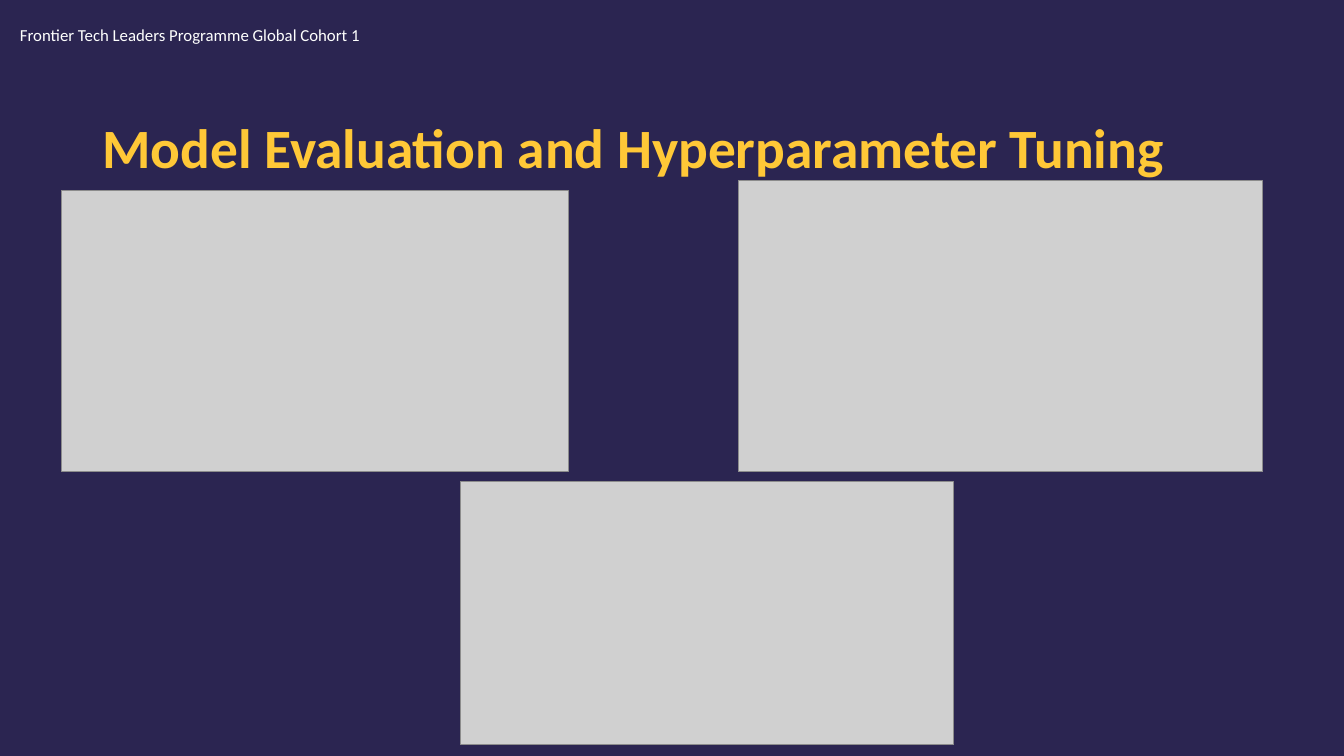
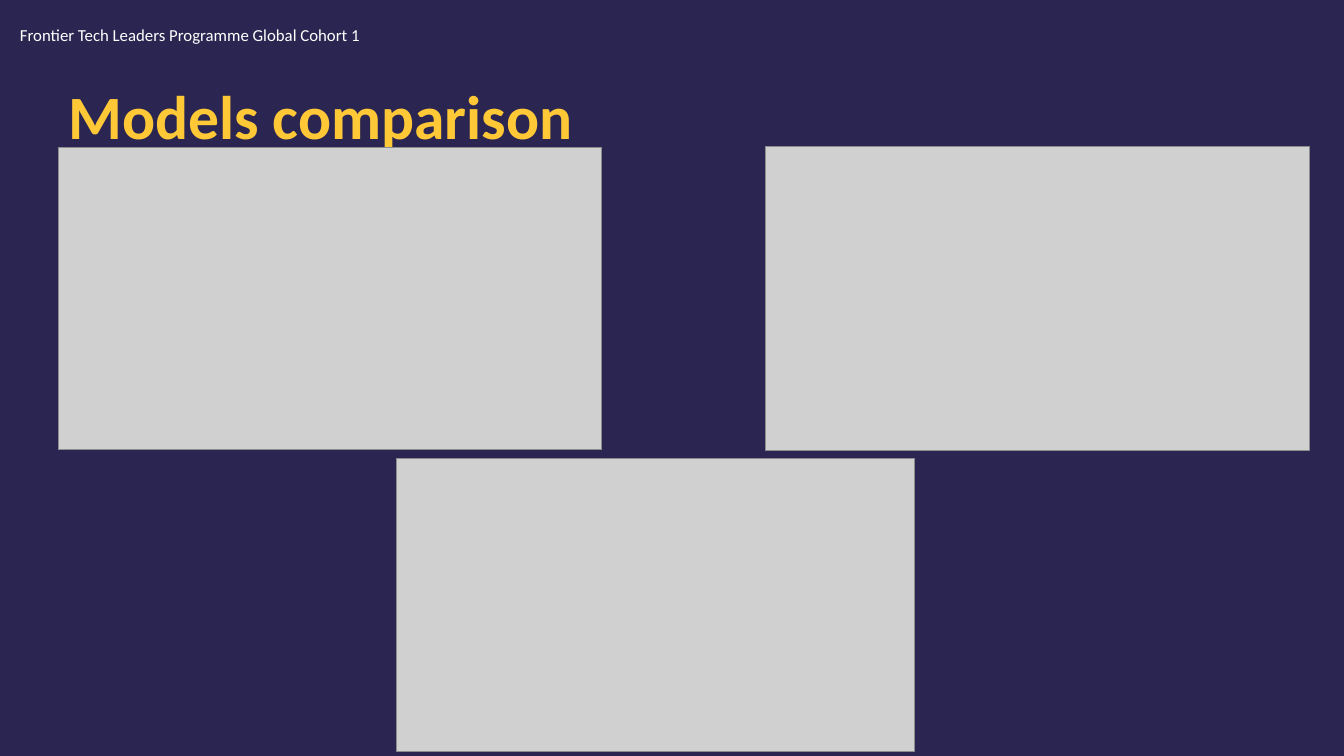
Before and after one commit to edasaruhan/Assingment_ML_kili66, a slide deck: slide 15 of MariamKili_Draft_Presentation.pptx. Drawn at 1344x756 pixels with LibreOffice and Linux fonts; fonts in the diff are those of the drawing; grey boxes stand for pictures; background and template pictures are left out. Boxes give left, top, right and bottom in pixels: in the first picture for what was removed or moved away, otherwise in the second. Text is boxed around its words. In the diff, an @@ line names an element or a change of style, - is before the commit and + after.

```diff
--- a/MariamKili_Draft_Presentation.pptx
+++ b/MariamKili_Draft_Presentation.pptx
@@ title at (x1=68, y1=95, x2=573, y2=154): text changed; size 39.6 to 44 pt @@
-Model Evaluation and Hyperparameter Tuning
+Models comparison
@@ picture resized from (x1=62, y1=191, x2=569, y2=472) to (x1=58, y1=148, x2=602, y2=451) @@
@@ picture resized from (x1=739, y1=180, x2=1263, y2=472) to (x1=766, y1=147, x2=1310, y2=451) @@
@@ picture resized from (x1=461, y1=482, x2=954, y2=745) to (x1=396, y1=459, x2=914, y2=751) @@
```
Also in this commit, not shown: 13 other slides changed.
